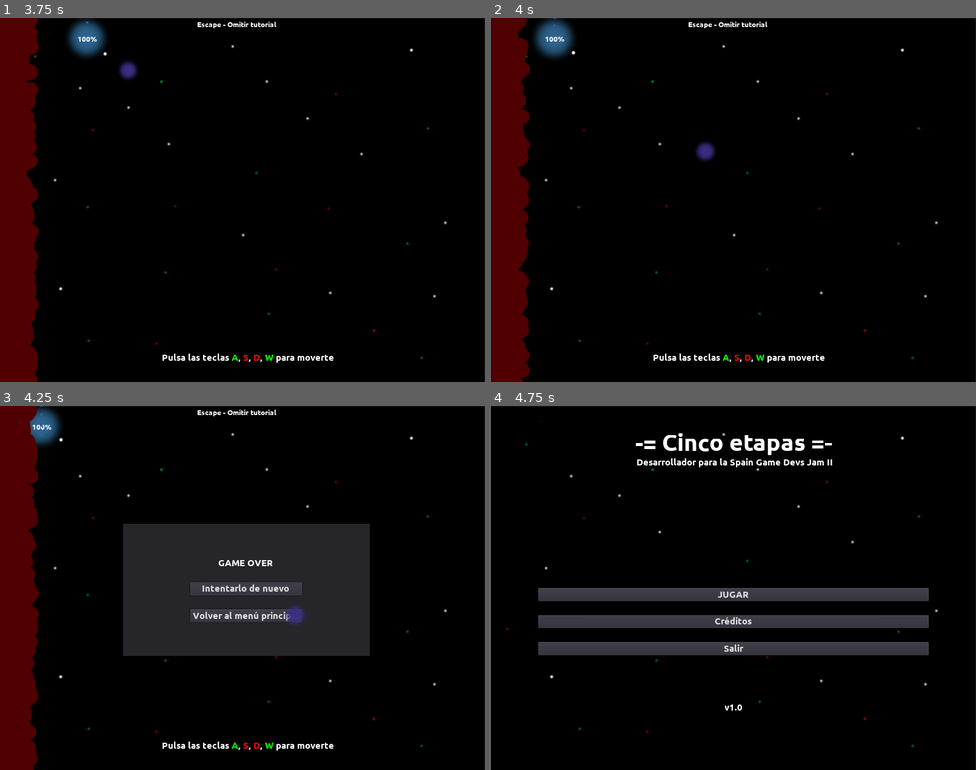
Above: before the commit, frames 1-4 (two rows, left to right).
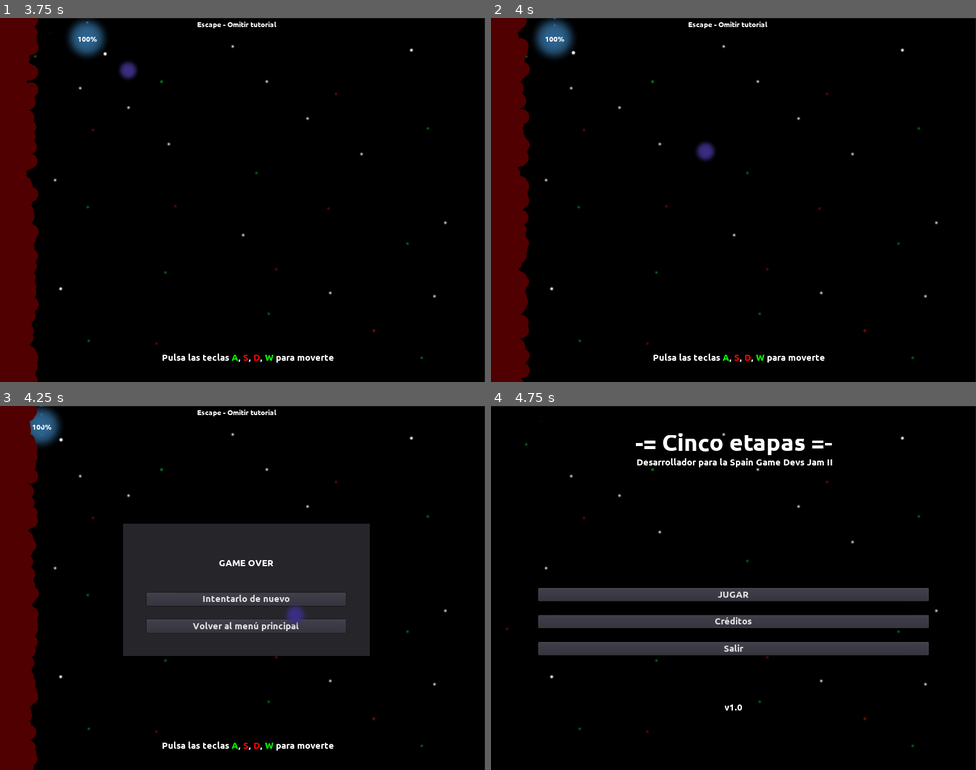
Above: after the commit, the same moments.

Repository: moisesjbc/cinco-etapas
Game: Godot game, scene res://menus/main_menu/main_menu.tscn
The game is run twice, just before and just after one commit, with the same random seed, the same clock (stepped at 60 frames per second) and the same inputs.
Inputs (mouse positions are in pixels of both pictures, inside the frame that each line leads up to):
- Up to frame 1 (3.75 s): click "JUGAR" at 0.5 s; tap Enter at 1.25 s; move the mouse to (218, 272) at 1.27 s; hold Up (ui_up) 1.28-2.78 s; click (218, 272) at 1.42 s; tap Space at 1.52, 2.27 s; move the mouse to (388, 254) at 2.02 s; move the mouse to (97, 145) at 2.77 s; hold Left (ui_left) from 2.78 s (still down); move the mouse to (266, 200) at 3.52 s; click (266, 200) at 3.67 s
- Up to frame 2 (4 s): keep holding Left (ui_left); tap Space at 3.77 s
- Up to frame 3 (4.25 s): keep holding Left (ui_left)
- Up to frame 4 (4.75 s): release Left (ui_left) at 4.25 s; click "Volver al menú principal" at 4.25 s

Frames 1-2 are identical in both runs. In frame 3, 2.9% of the frame differs, in the area x 30-72%, y 42-63%; in frame 4, nothing differs.

Commit message:
Added pause menu

Diff:
--- a/godot-project/menus/game_over/game_over.tscn
+++ b/godot-project/menus/game_over/game_over.tscn
@@ -28,46 +28,39 @@
 [node name="margin_container" type="MarginContainer" parent="panel"]
 anchor_right = 1.0
 anchor_bottom = 1.0
-custom_constants/margin_right = 20
-custom_constants/margin_top = 20
-custom_constants/margin_left = 20
-custom_constants/margin_bottom = 20
+custom_constants/margin_right = 50
+custom_constants/margin_top = 50
+custom_constants/margin_left = 50
+custom_constants/margin_bottom = 50
 __meta__ = {
 "_edit_use_anchors_": false
 }
 
-[node name="CenterContainer" type="CenterContainer" parent="panel/margin_container"]
-margin_left = 20.0
-margin_top = 20.0
-margin_right = 504.0
-margin_bottom = 248.0
-__meta__ = {
-"_edit_use_anchors_": false
-}
-
-[node name="VBoxContainer" type="VBoxContainer" parent="panel/margin_container/CenterContainer"]
-margin_left = 120.0
-margin_top = 43.0
-margin_right = 363.0
-margin_bottom = 184.0
+[node name="VBoxContainer" type="VBoxContainer" parent="panel/margin_container"]
+margin_left = 50.0
+margin_top = 50.0
+margin_right = 474.0
+margin_bottom = 218.0
 custom_constants/separation = 30
 
-[node name="Label" type="Label" parent="panel/margin_container/CenterContainer/VBoxContainer"]
-margin_right = 243.0
-margin_bottom = 23.0
+[node name="Label" type="Label" parent="panel/margin_container/VBoxContainer"]
+margin_top = 13.0
+margin_right = 424.0
+margin_bottom = 36.0
+size_flags_vertical = 6
 text = "GAME OVER"
 align = 1
 
-[node name="restart_button" type="Button" parent="panel/margin_container/CenterContainer/VBoxContainer"]
-margin_top = 53.0
-margin_right = 243.0
-margin_bottom = 82.0
+[node name="restart_button" type="Button" parent="panel/margin_container/VBoxContainer"]
+margin_top = 80.0
+margin_right = 424.0
+margin_bottom = 109.0
 text = "Intentarlo de nuevo"
 
-[node name="go_to_main_menu_button" type="Button" parent="panel/margin_container/CenterContainer/VBoxContainer"]
-margin_top = 112.0
-margin_right = 243.0
-margin_bottom = 141.0
+[node name="go_to_main_menu_button" type="Button" parent="panel/margin_container/VBoxContainer"]
+margin_top = 139.0
+margin_right = 424.0
+margin_bottom = 168.0
 text = "Volver al menú principal"
-[connection signal="pressed" from="panel/margin_container/CenterContainer/VBoxContainer/restart_button" to="." method="_on_restart_button_pressed"]
-[connection signal="pressed" from="panel/margin_container/CenterContainer/VBoxContainer/go_to_main_menu_button" to="." method="_on_go_to_main_menu_button_pressed"]
+[connection signal="pressed" from="panel/margin_container/VBoxContainer/restart_button" to="." method="_on_restart_button_pressed"]
+[connection signal="pressed" from="panel/margin_container/VBoxContainer/go_to_main_menu_button" to="." method="_on_go_to_main_menu_button_pressed"]
--- a/godot-project/menus/main_menu/main_menu.gd
+++ b/godot-project/menus/main_menu/main_menu.gd
@@ -1,6 +1,7 @@
 extends Control
 
 func _ready():
+	clean_npcs()
 	if OS.get_name() == "HTML5":
 		$margin_container/root_vbox_container/vbox_container/exit_button.visible = false
 
@@ -14,3 +15,8 @@
 
 func _on_exit_button_pressed():
 	get_tree().quit()
+
+
+func clean_npcs():
+	for clear_on_reset_asset in get_tree().get_nodes_in_group("clear_on_reset"):
+		clear_on_reset_asset.queue_free()
--- /dev/null
+++ b/godot-project/menus/pause_menu/pause_menu.gd
@@ -0,0 +1,16 @@
+extends Control
+
+func show():
+	visible = true
+	get_tree().paused = true
+
+func hide():
+	visible = false
+	get_tree().paused = false
+
+func _on_resume_button_pressed():
+	hide()
+
+func _on_return_to_menu_button_pressed():
+	hide()
+	get_tree().change_scene("res://menus/main_menu/main_menu.tscn")
--- /dev/null
+++ b/godot-project/menus/pause_menu/pause_menu.tscn
@@ -0,0 +1,63 @@
+[gd_scene load_steps=2 format=2]
+
+[ext_resource path="res://menus/pause_menu/pause_menu.gd" type="Script" id=1]
+
+[node name="margin_container" type="MarginContainer"]
+pause_mode = 2
+anchor_right = 1.0
+anchor_bottom = 1.0
+custom_constants/margin_right = 100
+custom_constants/margin_top = 100
+custom_constants/margin_left = 100
+custom_constants/margin_bottom = 100
+script = ExtResource( 1 )
+__meta__ = {
+"_edit_use_anchors_": false
+}
+
+[node name="panel" type="Panel" parent="."]
+margin_left = 100.0
+margin_top = 100.0
+margin_right = 924.0
+margin_bottom = 668.0
+
+[node name="margin_container" type="MarginContainer" parent="panel"]
+anchor_right = 1.0
+anchor_bottom = 1.0
+custom_constants/margin_right = 50
+custom_constants/margin_top = 50
+custom_constants/margin_left = 50
+custom_constants/margin_bottom = 50
+__meta__ = {
+"_edit_use_anchors_": false
+}
+
+[node name="VBoxContainer" type="VBoxContainer" parent="panel/margin_container"]
+margin_left = 50.0
+margin_top = 50.0
+margin_right = 774.0
+margin_bottom = 518.0
+custom_constants/separation = 30
+
+[node name="Label" type="Label" parent="panel/margin_container/VBoxContainer"]
+margin_right = 724.0
+margin_bottom = 23.0
+text = "Juego en pausa"
+align = 1
+
+[node name="resume_button" type="Button" parent="panel/margin_container/VBoxContainer"]
+margin_top = 53.0
+margin_right = 724.0
+margin_bottom = 82.0
+text = "Volver al juego"
+
+[node name="return_to_menu_button" type="Button" parent="panel/margin_container/VBoxContainer"]
+margin_top = 112.0
+margin_right = 724.0
+margin_bottom = 141.0
+text = "Salir al menú principal"
+__meta__ = {
+"_edit_use_anchors_": false
+}
+[connection signal="pressed" from="panel/margin_container/VBoxContainer/resume_button" to="." method="_on_resume_button_pressed"]
+[connection signal="pressed" from="panel/margin_container/VBoxContainer/return_to_menu_button" to="." method="_on_return_to_menu_button_pressed"]
--- a/godot-project/project.godot
+++ b/godot-project/project.godot
@@ -80,6 +80,11 @@
 "events": [ Object(InputEventKey,"resource_local_to_scene":false,"resource_name":"","device":0,"alt":false,"shift":false,"control":false,"meta":false,"command":false,"pressed":false,"scancode":16777217,"unicode":0,"echo":false,"script":null)
  ]
 }
+ui_pause={
+"deadzone": 0.5,
+"events": [ Object(InputEventKey,"resource_local_to_scene":false,"resource_name":"","device":0,"alt":false,"shift":false,"control":false,"meta":false,"command":false,"pressed":false,"scancode":16777217,"unicode":0,"echo":false,"script":null)
+ ]
+}
 
 [layer_names]
 
--- a/godot-project/scenes/main_scene/main_scene.gd
+++ b/godot-project/scenes/main_scene/main_scene.gd
@@ -25,6 +25,9 @@
 		current_state.timeout()
 
 func _physics_process(delta):
+	if Input.is_action_just_pressed("ui_pause") and not "tutorial" in current_state.name:
+		$pause_menu.show()
+
 	if current_state and current_state.has_method("process"):
 		current_state.process(delta)
 
--- a/godot-project/scenes/main_scene/main_scene.tscn
+++ b/godot-project/scenes/main_scene/main_scene.tscn
@@ -20,6 +20,7 @@
 [ext_resource path="res://scenes/main_scene/states/tutorial_act_1.gd" type="Script" id=18]
 [ext_resource path="res://scenes/main_scene/states/tutorial_act_2.gd" type="Script" id=19]
 [ext_resource path="res://scenes/main_scene/states/tutorial_act_3.gd" type="Script" id=20]
+[ext_resource path="res://menus/pause_menu/pause_menu.tscn" type="PackedScene" id=21]
 [ext_resource path="res://scenes/distance_control/distance_control.tscn" type="PackedScene" id=22]
 [ext_resource path="res://scenes/main_scene/states/tutorial_act_4.gd" type="Script" id=23]
 [ext_resource path="res://scenes/walls/walls.tscn" type="PackedScene" id=24]
@@ -39,6 +40,7 @@
 position = Vector2( -2.35806, 79.6273 )
 
 [node name="player" parent="." instance=ExtResource( 2 )]
+pause_mode = 1
 position = Vector2( 364.755, 292 )
 
 [node name="death" parent="." instance=ExtResource( 6 )]
@@ -120,5 +122,12 @@
 
 [node name="wall" parent="." instance=ExtResource( 24 )]
 position = Vector2( -2.37842, -1.18921 )
+
+[node name="pause_menu" parent="." instance=ExtResource( 21 )]
+visible = false
+margin_left = 120.103
+margin_top = 140.308
+margin_right = 921.103
+margin_bottom = 560.308
 [connection signal="player_died" from="player" to="." method="_on_player_player_died"]
 [connection signal="timeout" from="stage_timer" to="." method="_on_stage_timer_timeout"]
Not shown: 1 places in godot-project/scenes/main_scene/main_scene.tscn that only renumber resources
